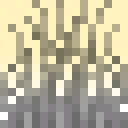
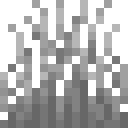
Layers edited between the first and the second 128 x 128 image:
hid "Layer copy" over [0, 0, 128, 104]
added layer "Pasted Layer" above "Pasted Layer #3" over [0, 80, 128, 128]
